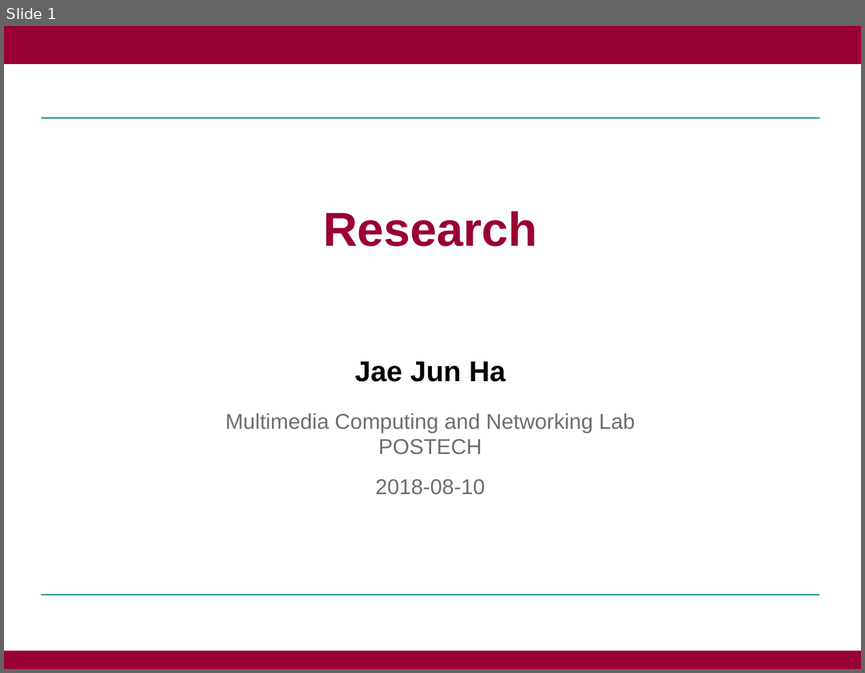
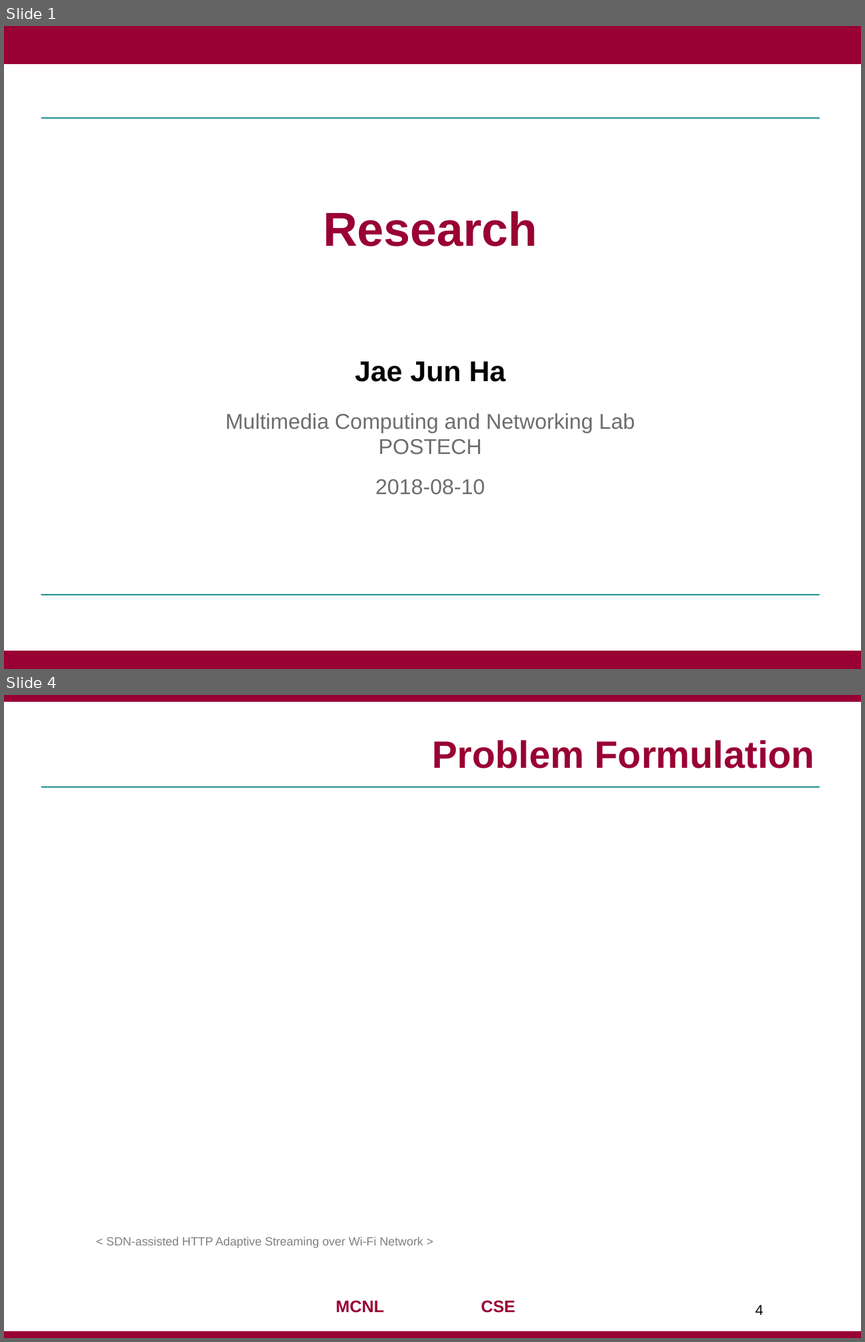
Before and after one commit to jaejunha/Paper, a slide deck: Daily(written_by_Korean)/180810.pptx. Shown one above the other, each under a label of ours: slide 1 before the commit, slides 1 and 4 after it; the slides between them are not shown. The pictures are 865x673 and 865x1342 pixels, drawn with LibreOffice and Linux fonts; fonts in the diff are those of the drawing; grey boxes stand for pictures; background and template pictures are left out. Boxes give left, top, right and bottom in pixels: in the first picture for what was removed or moved away, otherwise in the second. Text is boxed around its words. In the diff, an @@ line names an element or a change of style, - is before the commit and + after.

```diff
--- a/Daily(written_by_Korean)/180810.pptx
+++ b/Daily(written_by_Korean)/180810.pptx
@@ slide 4 added at (4,695,861,1338), background #FFFFFF; not listed: 3 template elements that a slide beside it also shows @@
@@ title added at (432,740,815,768), 32 pt, text #990033, bold @@
+Problem Formulation
@@ text added at (106,1236,423,1248), 10 pt, text #808080 @@
+< SDN-assisted HTTP Adaptive Streaming over Wi-Fi Network >
@@ text added at (336,1300,515,1312), 14 pt, text #990033, bold @@
+MCNL CSE
@@ page number added at (755,1304,764,1314), 12 pt, text #000000 @@
+4
```
Also in this commit, not shown: 1 slide changed, 9 other slides added, 1 slide removed.
